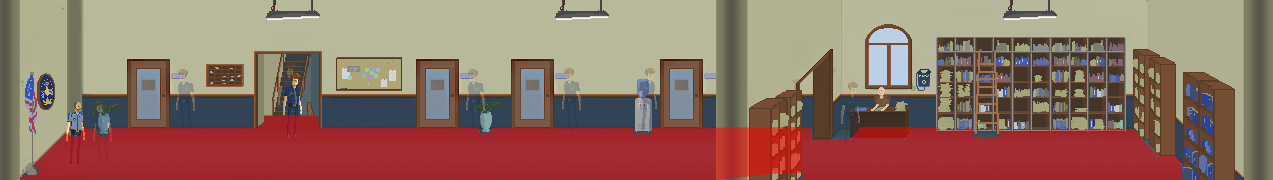
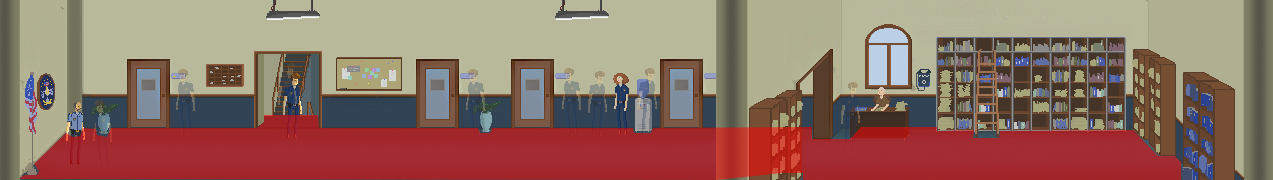
The second 1273x180 image is a revision of the first. Changes to its layers:
removed layer "light2" (1st of 2) over (x1=1003, y1=0, x2=1057, y2=20)
added group "controlledanim(investigatorfile)" with 25 layers above "tag(nav) navmesh(0,115,2000,180)" over (x1=1003, y1=10, x2=1057, y2=20)
added group "klein()" (29%) with 2 layers above "slot(klein)" over (x1=588, y1=71, x2=607, y2=136)
added layer "player" (2nd of 8, in "klein()") in group "klein()" over (x1=588, y1=71, x2=607, y2=136)
added group "Sharon Klein" with 2 layers above "Archivar" over (x1=613, y1=73, x2=629, y2=134)
added group "idle" with 1 layers in group "Sharon Klein" over (x1=613, y1=73, x2=629, y2=134)
added layer "1" (2nd of 2, in "Sharon Klein" › "idle") in group "idle" over (x1=613, y1=73, x2=629, y2=134)
